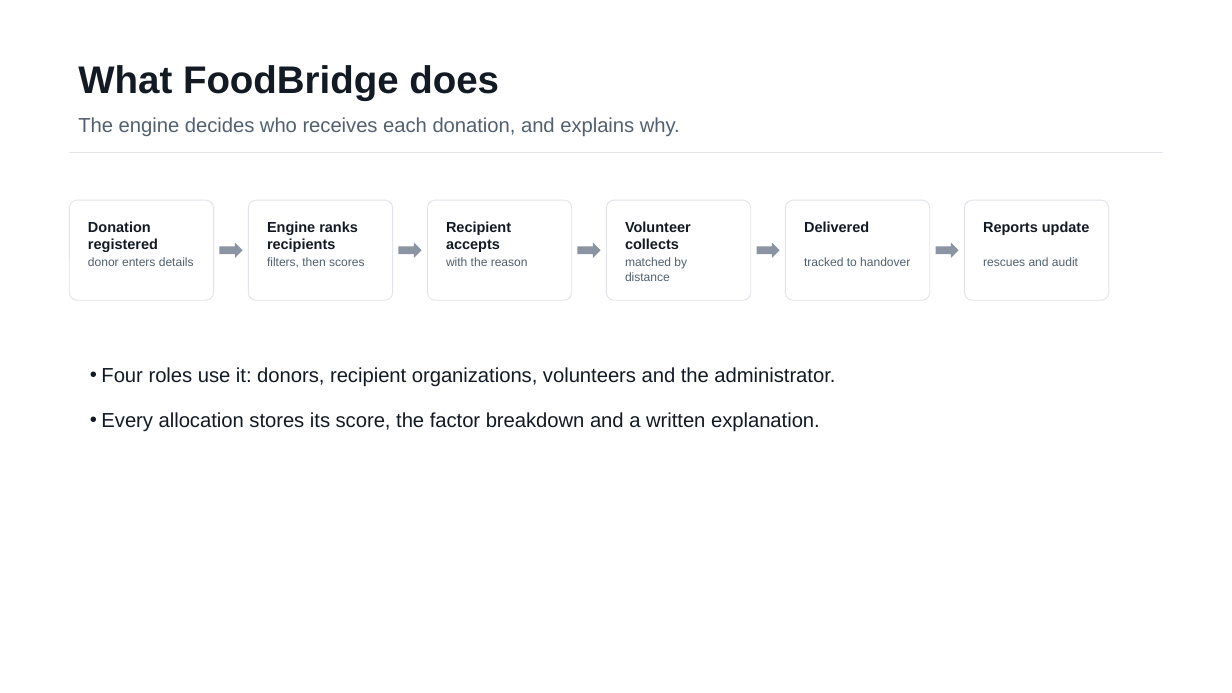
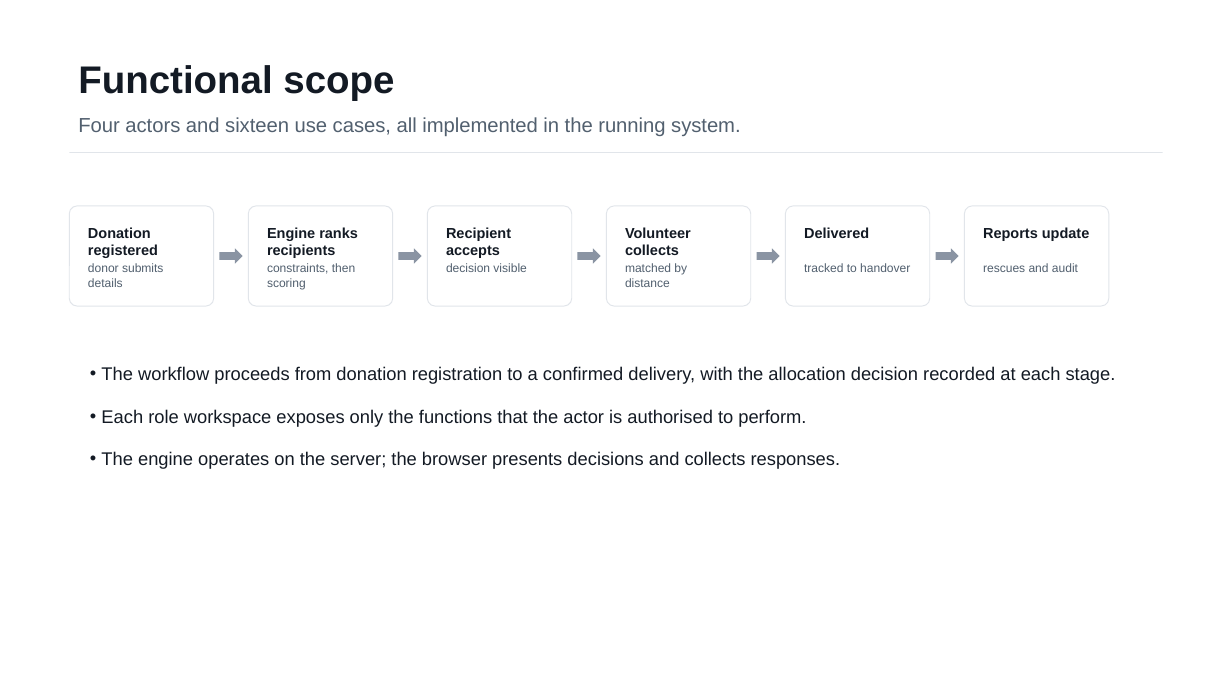
Before and after one commit to AdiByte5/FoodBridge, a slide deck: slide 4 of docs/FoodBridge_Project_Review.pptx (slide 3 before the commit). Drawn at 1232x693 pixels with LibreOffice and Linux fonts; fonts in the diff are those of the drawing. Boxes give left, top, right and bottom in pixels: in the first picture for what was removed or moved away, otherwise in the second. Text is boxed around its words. In the diff, an @@ line names an element or a change of style, - is before the commit and + after.

```diff
--- a/docs/FoodBridge_Project_Review.pptx
+++ b/docs/FoodBridge_Project_Review.pptx
@@ text at [78, 65, 394, 100]: text changed @@
-What FoodBridge does
+Functional scope
@@ text at [78, 117, 740, 136]: text changed @@
-The engine decides who receives each donation, and explains why.
+Four actors and sixteen use cases, all implemented in the running system.
@@ text at [88, 263, 163, 287]: text changed @@
-donor enters details
+donor submits details
@@ text at [267, 263, 355, 289]: text changed @@
-filters, then scores
+constraints, then scoring
@@ text at [446, 263, 526, 272]: text changed @@
-with the reason
+decision visible
@@ 9 texts, 6 rounded rectangles, 5 right arrows: place and size @@
-9 texts, 6 rounded rectangles, 5 right arrows at [69, 201, 1109, 300]
+9 texts, 6 rounded rectangles, 5 right arrows at [69, 206, 1109, 306]
@@ text at [101, 366, 1116, 469]: text changed; size 15.8 to 14.2 pt @@
-• Four roles use it: donors, recipient organizations, volunteers and the administrator.
-• Every allocation stores its score, the factor breakdown and a written explanation.
+• The workflow proceeds from donation registration to a confirmed delivery, with the allocation decision recorded at each stage.
+• Each role workspace exposes only the functions that the actor is authorised to perform.
+• The engine operates on the server; the browser presents decisions and collects responses.
```
Also in this commit, not shown: 4 other slides changed, 5 slides added, 3 slides removed.
